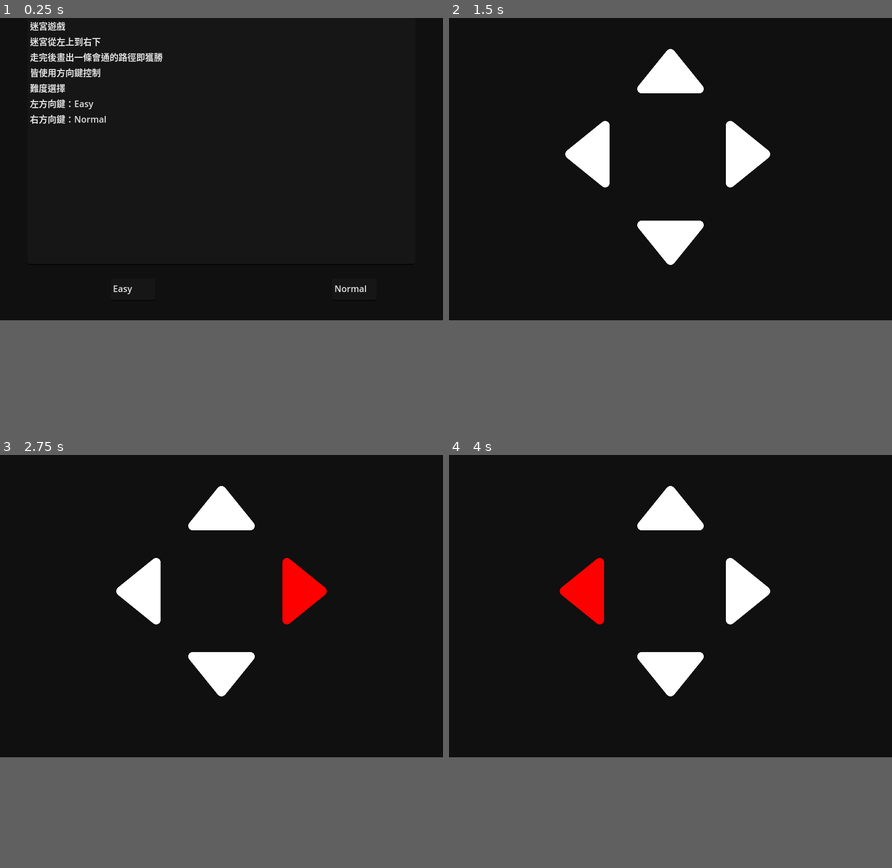
Above: before the commit, frames 1-4 (two rows, left to right).
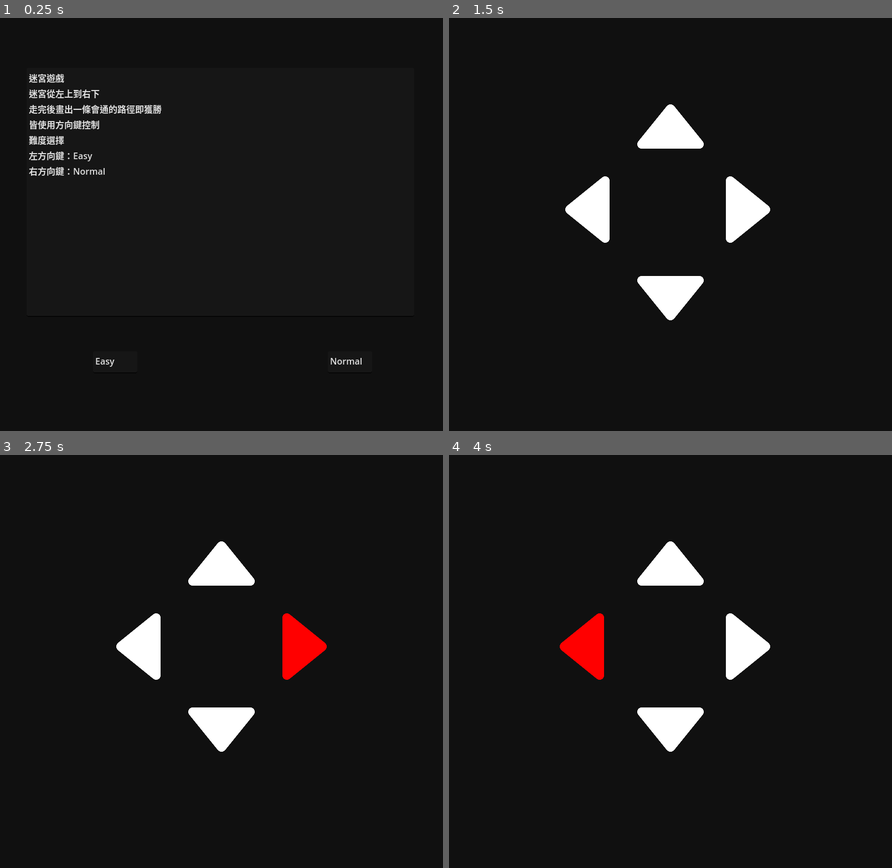
Above: after the commit, the same moments.

Repository: Darrin-Lin/Normal_Game_Jam_2024
Game: Godot game, scene res://Scenes/Start.tscn
The game is run twice, just before and just after one commit, with the same random seed, the same clock (stepped at 60 frames per second) and the same inputs.
Inputs:
- Up to frame 1 (0.25 s): no input
- Up to frame 2 (1.5 s): tap Enter at 0.5 s; hold Right (ui_right) 0.53-1.28 s; tap Space (ui_select) at 0.6, 0.77, 1.07, 1.35 s; tap R (reset) at 1.25 s; hold Down (ui_down) from 1.28 s (still down)
- Up to frame 3 (2.75 s): tap Space (ui_select) at 1.52, 1.82, 2.1 s; tap R (reset) at 2 s; release Down (ui_down) at 2.03 s; hold Right (ui_right) from 2.03 s (still down)
- Up to frame 4 (4 s): tap R (reset) at 2.75, 3.5 s; release Right (ui_right) at 2.78 s; hold Up (ui_up) 2.78-3.53 s; tap Space (ui_select) at 2.85, 3.02, 3.32, 3.6, 3.77 s; hold Left (ui_left) from 3.53 s (still down)
In our replay, the window is 800x600 before the commit and 800x800 after it. These sizes can differ from the game's own. Grey fills any space a smaller window leaves; there, only what the larger window draws over its background counts as a difference.

The runs differ from the first frame. In frame 1, 2.7% of the frame differs, in the area x 6-83%, y 0-85%; in frame 2, 7.5%, in the area x 26-73%, y 7-74%; in frame 3, 7.5%; in frame 4, 7.5%.

Commit message:
feat: add hard difficulty

Diff:
--- a/Scenes/Start.tscn
+++ b/Scenes/Start.tscn
@@ -6,7 +6,7 @@
 [node name="Node2D" type="Node2D"]
 
 [node name="Background" type="Sprite2D" parent="."]
-position = Vector2(400, 300)
+position = Vector2(400, 400)
 texture = ExtResource("1_pm37l")
 
 [node name="GameDesription" type="TextEdit" parent="."]
@@ -15,10 +15,10 @@
 anchor_top = 0.5
 anchor_right = 0.5
 anchor_bottom = 0.5
-offset_left = 50.0
-offset_top = 50.0
-offset_right = 750.0
-offset_bottom = 500.0
+offset_left = 48.0
+offset_top = 144.0
+offset_right = 748.0
+offset_bottom = 594.0
 grow_horizontal = 2
 grow_vertical = 2
 text = "迷宮遊戲
@@ -36,10 +36,10 @@
 anchor_top = 0.5
 anchor_right = 0.5
 anchor_bottom = 0.5
-offset_left = 200.0
-offset_top = 525.0
-offset_right = 280.0
-offset_bottom = 565.0
+offset_left = 168.0
+offset_top = 656.0
+offset_right = 248.0
+offset_bottom = 696.0
 grow_horizontal = 2
 grow_vertical = 2
 text = "Easy"
@@ -50,10 +50,10 @@
 anchor_top = 0.5
 anchor_right = 0.5
 anchor_bottom = 0.5
-offset_left = 600.0
-offset_top = 525.0
-offset_right = 680.0
-offset_bottom = 565.0
+offset_left = 592.0
+offset_top = 656.0
+offset_right = 672.0
+offset_bottom = 696.0
 grow_horizontal = 2
 grow_vertical = 2
 text = "Normal"
--- a/Scenes/draw.tscn
+++ b/Scenes/draw.tscn
@@ -1,10 +1,8 @@
 [gd_scene load_steps=6 format=3 uid="uid://iqv5mkgrqokh"]
 
+[ext_resource type="Texture2D" uid="uid://dvv4ugwob1ikv" path="res://Assets/Images/background.png" id="1_q1xk6"]
 [ext_resource type="Texture2D" uid="uid://22skc1ah37hr" path="res://Assets/Images/block_tilesheet.png" id="1_qhohx"]
 [ext_resource type="Script" path="res://Scripts/draw_path.gd" id="2_4ma84"]
-
-[sub_resource type="CompressedTexture2D" id="CompressedTexture2D_7fvjf"]
-load_path = "res://.godot/imported/background.png-98289422cd7d93003950872a7b97021f.ctex"
 
 [sub_resource type="TileSetAtlasSource" id="TileSetAtlasSource_sbk82"]
 texture = ExtResource("1_qhohx")
@@ -20,12 +18,9 @@
 
 [node name="draw" type="Node2D"]
 
-[node name="ParallaxBackground" type="ParallaxBackground" parent="."]
-
-[node name="background" type="Sprite2D" parent="ParallaxBackground"]
-position = Vector2(400, 300)
-texture = SubResource("CompressedTexture2D_7fvjf")
-metadata/_edit_lock_ = true
+[node name="Background" type="Sprite2D" parent="."]
+position = Vector2(400, 400)
+texture = ExtResource("1_q1xk6")
 
 [node name="TileMap" type="TileMap" parent="."]
 tile_set = SubResource("TileSet_vt63w")
--- a/Scenes/main.tscn
+++ b/Scenes/main.tscn
@@ -1,6 +1,5 @@
-[gd_scene load_steps=10 format=3 uid="uid://bounqyat3kfjb"]
+[gd_scene load_steps=9 format=3 uid="uid://bounqyat3kfjb"]
 
-[ext_resource type="Script" path="res://Scripts/main.gd" id="1_t80yg"]
 [ext_resource type="Texture2D" uid="uid://dvv4ugwob1ikv" path="res://Assets/Images/background.png" id="2_tdyyr"]
 [ext_resource type="Script" path="res://Scripts/arrows.gd" id="4_juxcj"]
 [ext_resource type="Texture2D" uid="uid://deolw346q432q" path="res://Assets/Images/up_arrow.png" id="5_7orqv"]
@@ -23,42 +22,38 @@
 shader_parameter/rgb = Color(1, 1, 1, 1)
 
 [node name="main" type="Node2D"]
-script = ExtResource("1_t80yg")
 
-[node name="ParallaxBackground" type="ParallaxBackground" parent="."]
-
-[node name="background" type="Sprite2D" parent="ParallaxBackground"]
-position = Vector2(400, 300)
+[node name="Background" type="Sprite2D" parent="."]
+position = Vector2(400, 400)
 texture = ExtResource("2_tdyyr")
-metadata/_edit_lock_ = true
 
 [node name="Arrows" type="Node" parent="."]
 script = ExtResource("4_juxcj")
 
 [node name="UpArrow" type="Sprite2D" parent="Arrows"]
 material = SubResource("ShaderMaterial_1g5wd")
-position = Vector2(400, 150)
+position = Vector2(400, 250)
 scale = Vector2(0.25, 0.25)
 texture = ExtResource("5_7orqv")
 
 [node name="DownArrow" type="Sprite2D" parent="Arrows"]
 material = SubResource("ShaderMaterial_h08ak")
 use_parent_material = true
-position = Vector2(400, 450)
+position = Vector2(400, 550)
 rotation = 3.14159
 scale = Vector2(0.25, 0.25)
 texture = ExtResource("5_7orqv")
 
 [node name="LeftArrow" type="Sprite2D" parent="Arrows"]
 material = SubResource("ShaderMaterial_qtx0o")
-position = Vector2(250, 300)
+position = Vector2(250, 400)
 rotation = 4.71239
 scale = Vector2(0.25, 0.25)
 texture = ExtResource("5_7orqv")
 
 [node name="RightArrow" type="Sprite2D" parent="Arrows"]
 material = SubResource("ShaderMaterial_naaxl")
-position = Vector2(550, 300)
+position = Vector2(550, 400)
 rotation = 1.5708
 scale = Vector2(0.25, 0.25)
 texture = ExtResource("5_7orqv")
--- a/Scripts/GameDesription.gd
+++ b/Scripts/GameDesription.gd
@@ -14,3 +14,6 @@
 	if Input.is_action_just_pressed("ui_right"):
 		Global.map = 1
 		get_tree().change_scene_to_file("res://Scenes/main.tscn")
+	if Input.is_action_just_pressed("ui_up"):
+		Global.map = 2
+		get_tree().change_scene_to_file("res://Scenes/main.tscn")
--- a/Scripts/Global.gd
+++ b/Scripts/Global.gd
@@ -6,8 +6,9 @@
 # door = 2 button = 3
 
 enum DIFFICULTY {
-	EASY = 0,
-	NORMAL = 1
+	EASY   = 0,
+	NORMAL = 1,
+	HARD   = 2
 }
 
 var map_eazy = [
@@ -32,8 +33,24 @@
 	[0, 0, 0, 0, 2, 0, 0, 0, 0]
 ]
 
+var map_hard = [
+	[0, 1, 0, 0, 0, 0, 0, 0, 1, 3, 0],
+	[0, 1, 0, 1, 0, 1, 1, 1, 1, 1, 0],
+	[0, 0, 0, 0, 0, 1, 0, 1, 0, 0, 0],
+	[1, 1, 1, 1, 0, 1, 0, 1, 0, 1, 1],
+	[0, 1, 0, 0, 0, 0, 0, 1, 0, 0, 0],
+	[0, 1, 0, 1, 1, 1, 0, 1, 0, 1, 0],
+	[0, 1, 0, 0, 0, 0, 0, 0, 0, 1, 0],
+	[0, 1, 0, 1, 0, 1, 1, 1, 0, 1, 0],
+	[0, 0, 0, 1, 0, 1, 0, 1, 0, 0, 0],
+	[0, 1, 0, 1, 0, 1, 0, 1, 1, 1, 1],
+	[0, 1, 0, 0, 0, 2, 0, 0, 0, 0, 0]
+]
+
 func select_map(difficulty):
 	if difficulty == DIFFICULTY.EASY:
 		return map_eazy
 	elif difficulty == DIFFICULTY.NORMAL:
 		return map_normal
+	elif difficulty == DIFFICULTY.HARD:
+		return map_hard
--- a/Scripts/arrows.gd
+++ b/Scripts/arrows.gd
@@ -22,10 +22,10 @@
 
 var button_pressed:bool = false
 
-var normal_color = Vector4(1,1,1,1)
-const error_color = Vector4(1,0,0,1)
+var normal_color   = Vector4(1,1,1,1)
+const error_color  = Vector4(1,0,0,1)
 const sucess_color = Vector4(0,1,0,1)
-const door_color = Vector4(0,0,1,1)
+const door_color   = Vector4(0,0,1,1)
 
 
 func _ready():
--- a/Scripts/draw_path.gd
+++ b/Scripts/draw_path.gd
@@ -13,8 +13,8 @@
 const layer = 0
 const SOURCE_ID = 0
 
-const TILE_NULL = Vector2i(0, 0)
-const TILE_PATH = Vector2i(1, 0)
+const TILE_NULL    = Vector2i(0, 0)
+const TILE_PATH    = Vector2i(1, 0)
 const TILE_CORRECT = Vector2i(2, 0)
 const TILE_WRONG   = Vector2i(3, 0)
 
--- a/project.godot
+++ b/project.godot
@@ -22,7 +22,7 @@
 [display]
 
 window/size/viewport_width=800
-window/size/viewport_height=600
+window/size/viewport_height=800
 
 [input]
 
Binary file changed: Assets/Images/background.png
Not shown: 1 places in Scenes/Start.tscn that only renumber resources
